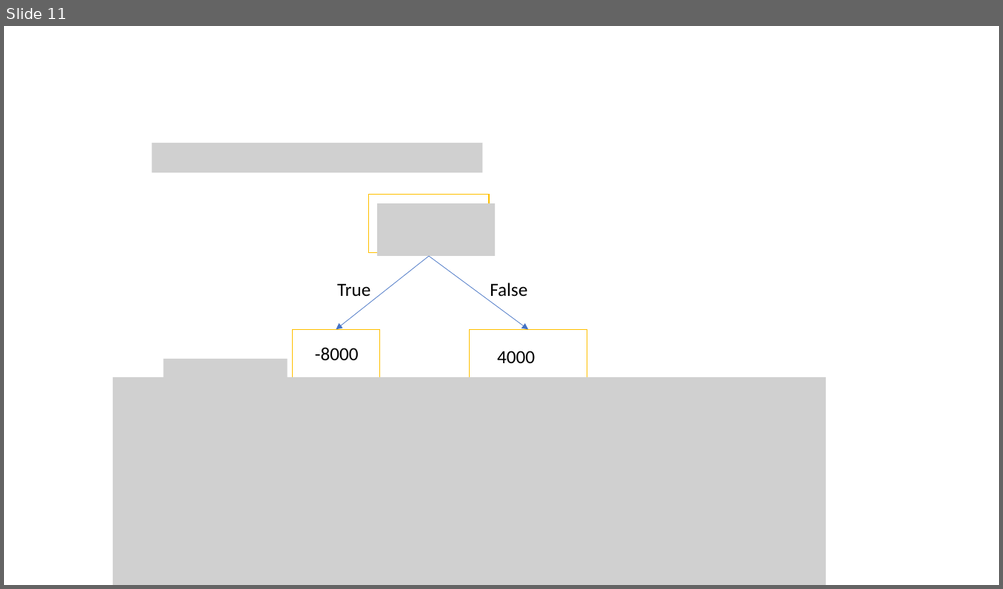
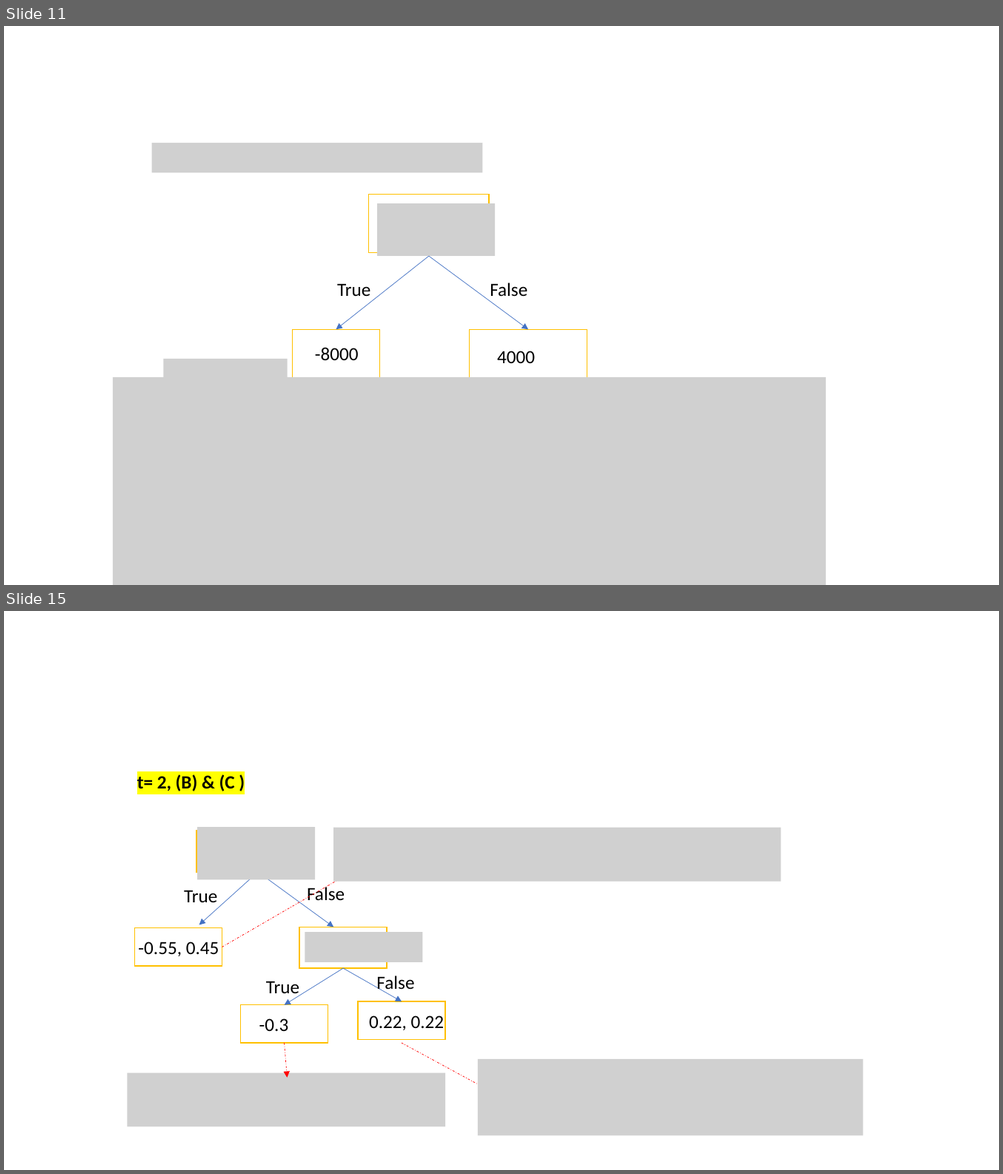
Before and after one commit to beckswu/beckswu.github.io, a slide deck: img/post/Natural-Language-Processing/course2/formula.pptx. Shown one above the other, each under a label of ours: slide 11 before the commit, slides 11 and 15 after it; the slides between them are not shown. The pictures are 1003x589 and 1003x1174 pixels, drawn with LibreOffice and Linux fonts; fonts in the diff are those of the drawing; grey boxes stand for pictures. Boxes give left, top, right and bottom in pixels: in the first picture for what was removed or moved away, otherwise in the second. Text is boxed around its words. In the diff, an @@ line names an element or a change of style, - is before the commit and + after.

```diff
--- a/img/post/Natural-Language-Processing/course2/formula.pptx
+++ b/img/post/Natural-Language-Processing/course2/formula.pptx
@@ slide 15 added at [4, 611, 999, 1170], background #FFFFFF @@
@@ text added at [137, 775, 235, 792], 18 pt, text #000000, bold @@
+t= 2, (B) & (C )
@@ rectangle added at [196, 830, 311, 872], outline #FFC000 1 pt @@
@@ picture added at [197, 827, 315, 880] @@
@@ picture added at [334, 827, 781, 881] @@
@@ arrow added from (256, 874) to (199, 925), #4472C4 0.5 pt @@
@@ arrow added from (222, 948) to (366, 864), #FF0000 0.5 pt dashed @@
@@ arrow added from (259, 873) to (334, 927), #4472C4 0.5 pt @@
@@ text added at [184, 890, 217, 903], 18 pt, text #000000 @@
+True
@@ text added at [307, 886, 344, 901], 18 pt, text #000000 @@
+False
@@ rectangle added at [134, 928, 222, 966], outline #FFC000 1 pt @@
@@ text added at [138, 942, 219, 957], 18 pt, text #000000 @@
+-0.55, 0.45
@@ rectangle added at [299, 927, 387, 968], outline #FFC000 1 pt @@
@@ picture added at [304, 933, 423, 963] @@
@@ text added at [266, 981, 299, 998], 18 pt, text #000000 @@
+True
@@ arrow added from (344, 968) to (284, 1005), #4472C4 0.5 pt @@
@@ arrow added from (344, 968) to (401, 1002), #4472C4 0.5 pt @@
@@ text added at [376, 976, 414, 994], 18 pt, text #000000 @@
+False
@@ rectangle added at [241, 1005, 328, 1044], outline #FFC000 1 pt @@
@@ rectangle added at [358, 1002, 445, 1040], outline #FFC000 1 pt @@
@@ text added at [259, 1019, 289, 1031], 18 pt, text #000000 @@
+-0.3
@@ text added at [369, 1016, 444, 1031], 18 pt, text #000000 @@
+0.22, 0.22
@@ arrow added from (284, 1043) to (287, 1078), #FF0000 0.5 pt dashed @@
@@ arrow added from (401, 1043) to (490, 1091), #FF0000 0.5 pt dashed @@
@@ picture added at [127, 1073, 445, 1128] @@
@@ picture added at [478, 1059, 864, 1136] @@
```
Also in this commit, not shown: 4 slides changed, 10 other slides added, 15 other files.
